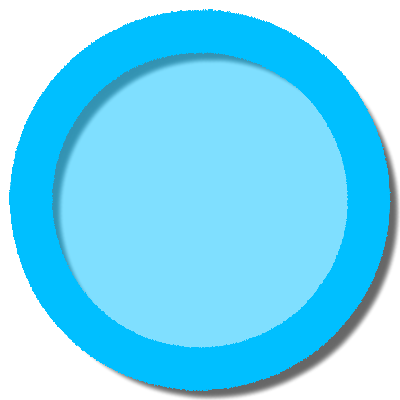
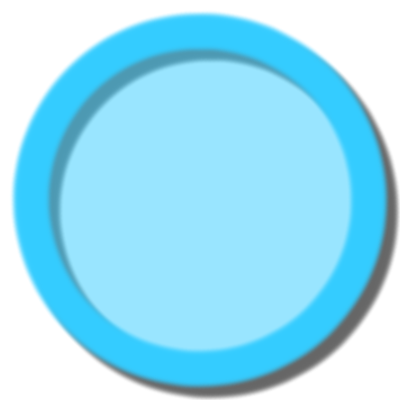
The second (400, 400) image is a revision of the first. Changes to its layers:
painted on "Layer #3" over box(31, 31, 369, 369)
painted on "Layer #4" over box(9, 9, 391, 391)
